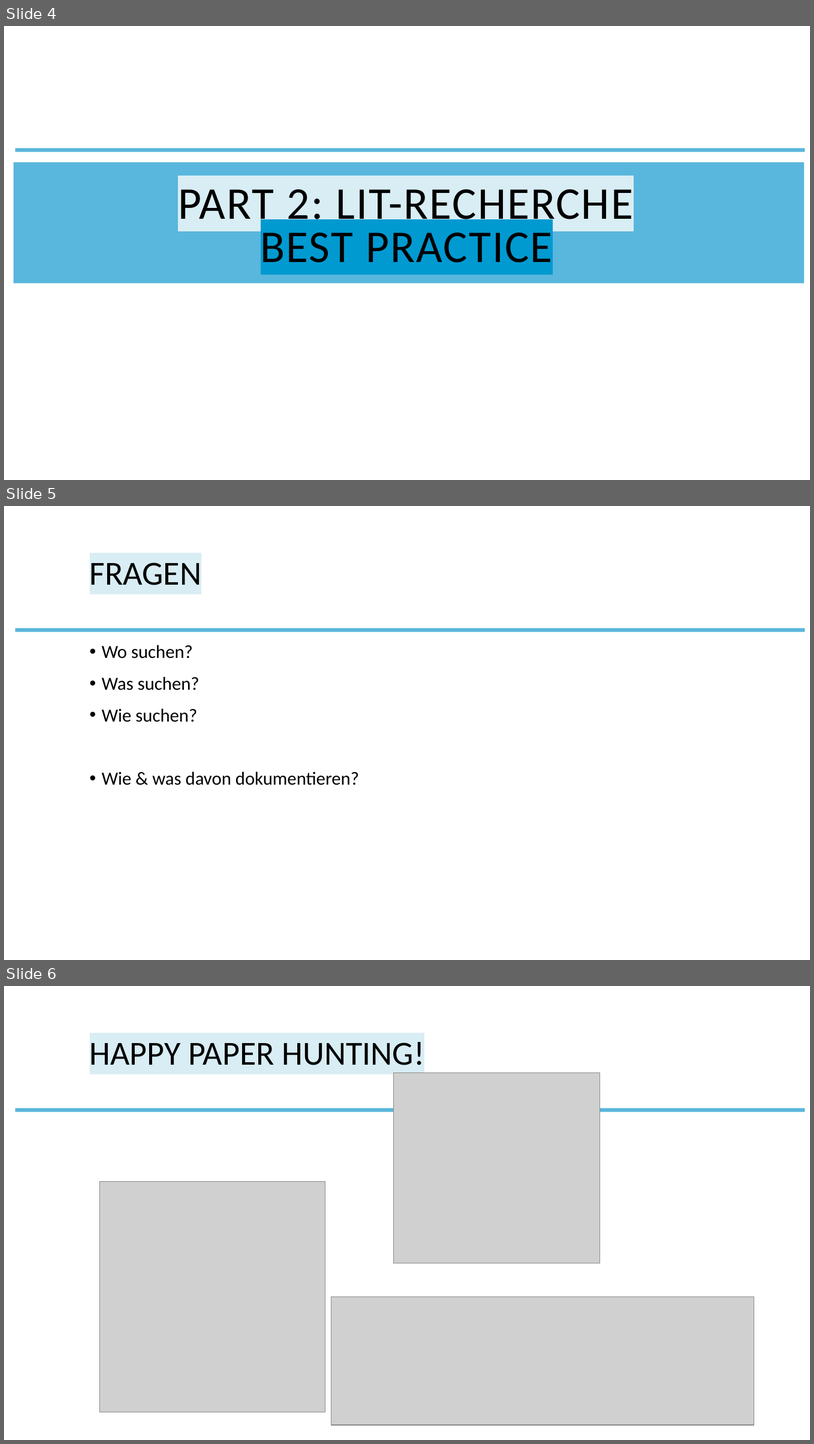
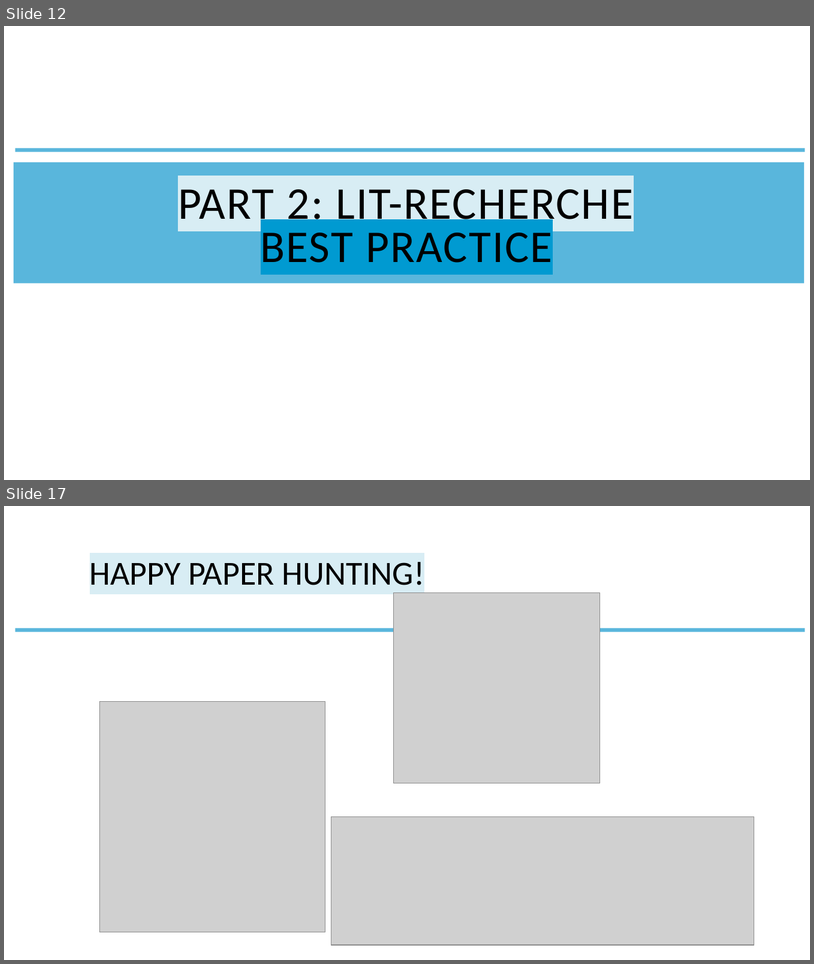
Before and after one commit to the-tave/stats-picker, a slide deck: How_to_Zotero.pptx. Shown one above the other, each under a label of ours: slides 4, 5 and 6 before the commit, slides 12 and 17 after it; the slides between them are not shown. The pictures are 814x1444 and 814x964 pixels, drawn with LibreOffice and Linux fonts; fonts in the diff are those of the drawing; grey boxes stand for pictures; background and template pictures are left out. Boxes give left, top, right and bottom in pixels: in the first picture for what was removed or moved away, otherwise in the second. Text is boxed around its words. In the diff, an @@ line names an element or a change of style, - is before the commit and + after.

```diff
--- a/How_to_Zotero.pptx
+++ b/How_to_Zotero.pptx
@@ slide 5 removed at [4,506,810,960], background #FFFFFF; not listed: 1 template element that a slide beside it also shows @@
@@ title removed at [90,562,202,585] @@
-FRAGEN
@@ text removed at [102,645,359,785] @@
-• Wo suchen?
-• Was suchen?
-• Wie suchen?
-• Wie & was davon dokumentieren?
@@ what was slide 4 is now slide 12 @@
@@ what was slide 6 is now slide 17 @@
```
Also in this commit, not shown: 12 slides added, 15 other files.
